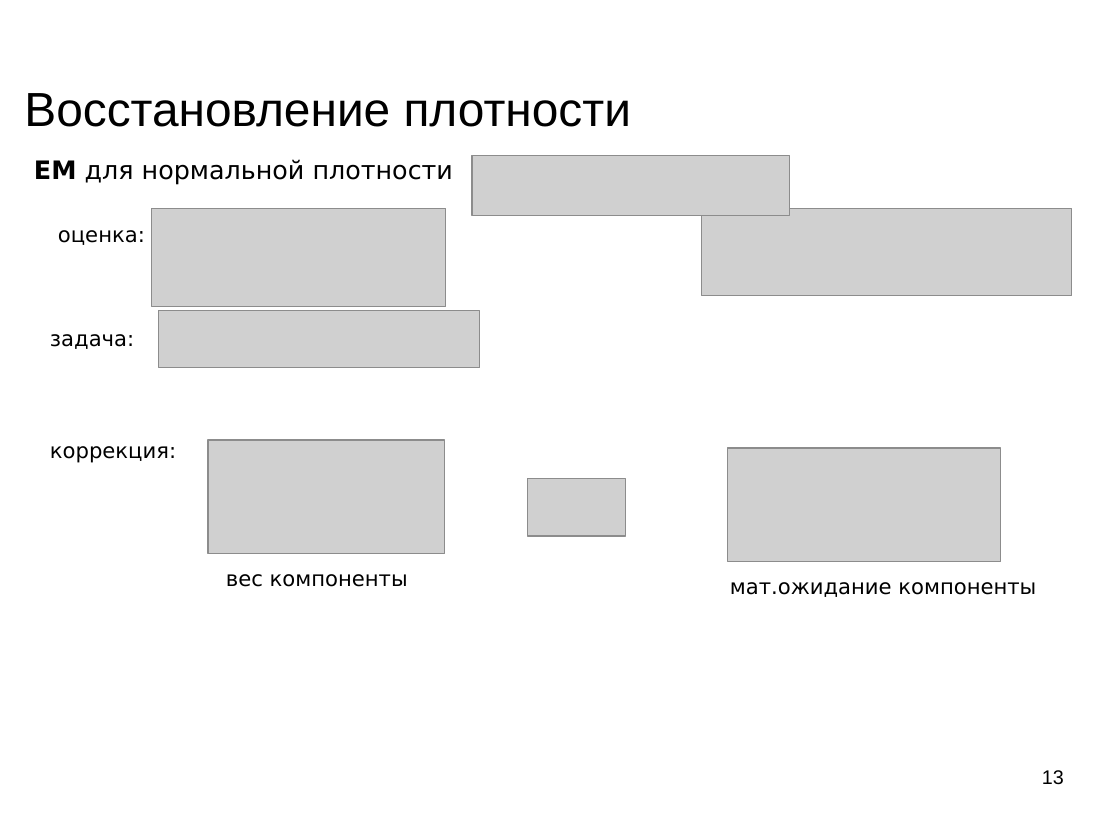
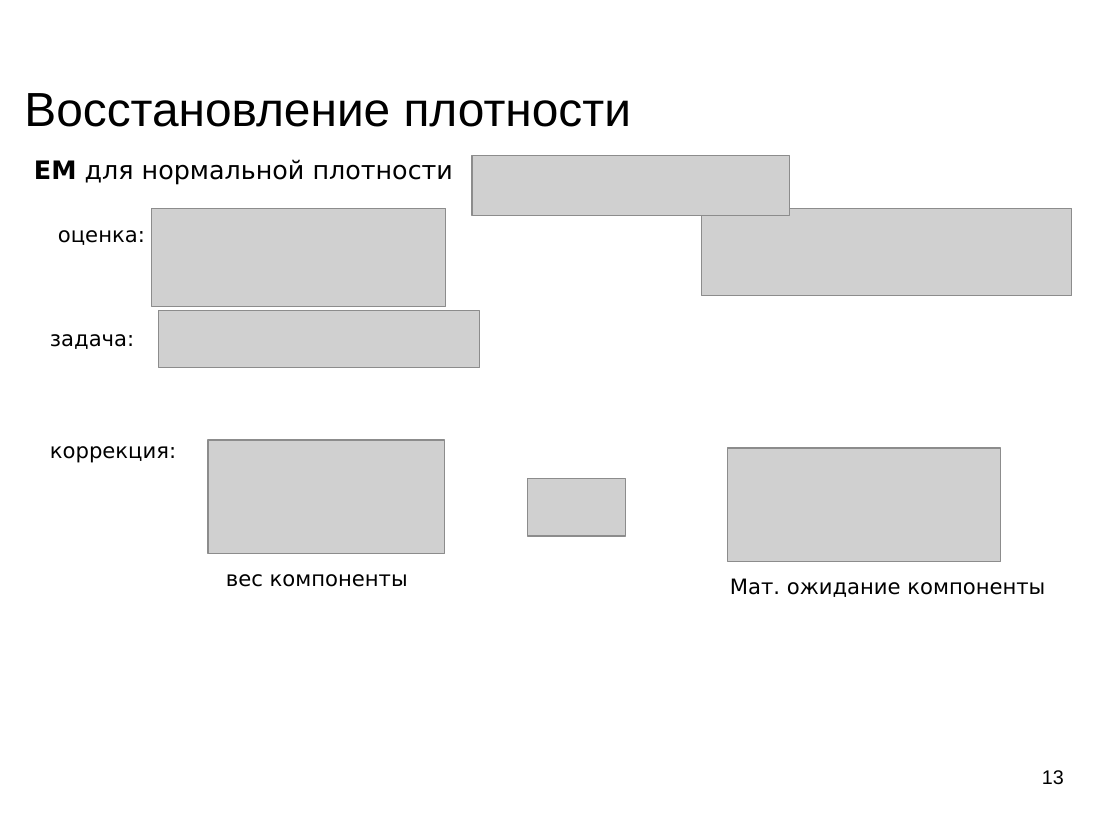
Before and after one commit to mechanoid5/ml_lectorium_2023_I, a slide deck: slide 13 of 11-em.odp. Drawn at 1120x840 pixels with LibreOffice and Linux fonts; fonts in the diff are those of the drawing; grey boxes stand for pictures; background and template pictures are left out. Boxes give left, top, right and bottom in pixels: in the first picture for what was removed or moved away, otherwise in the second. Text is boxed around its words. In the diff, an @@ line names an element or a change of style, - is before the commit and + after.

```diff
--- a/11-em.odp
+++ b/11-em.odp
@@ text at (x1=730, y1=578, x2=1045, y2=597): text changed @@
-мат.ожидание компоненты
+Мат. ожидание компоненты
```
Also in this commit, not shown: 6 other files.
